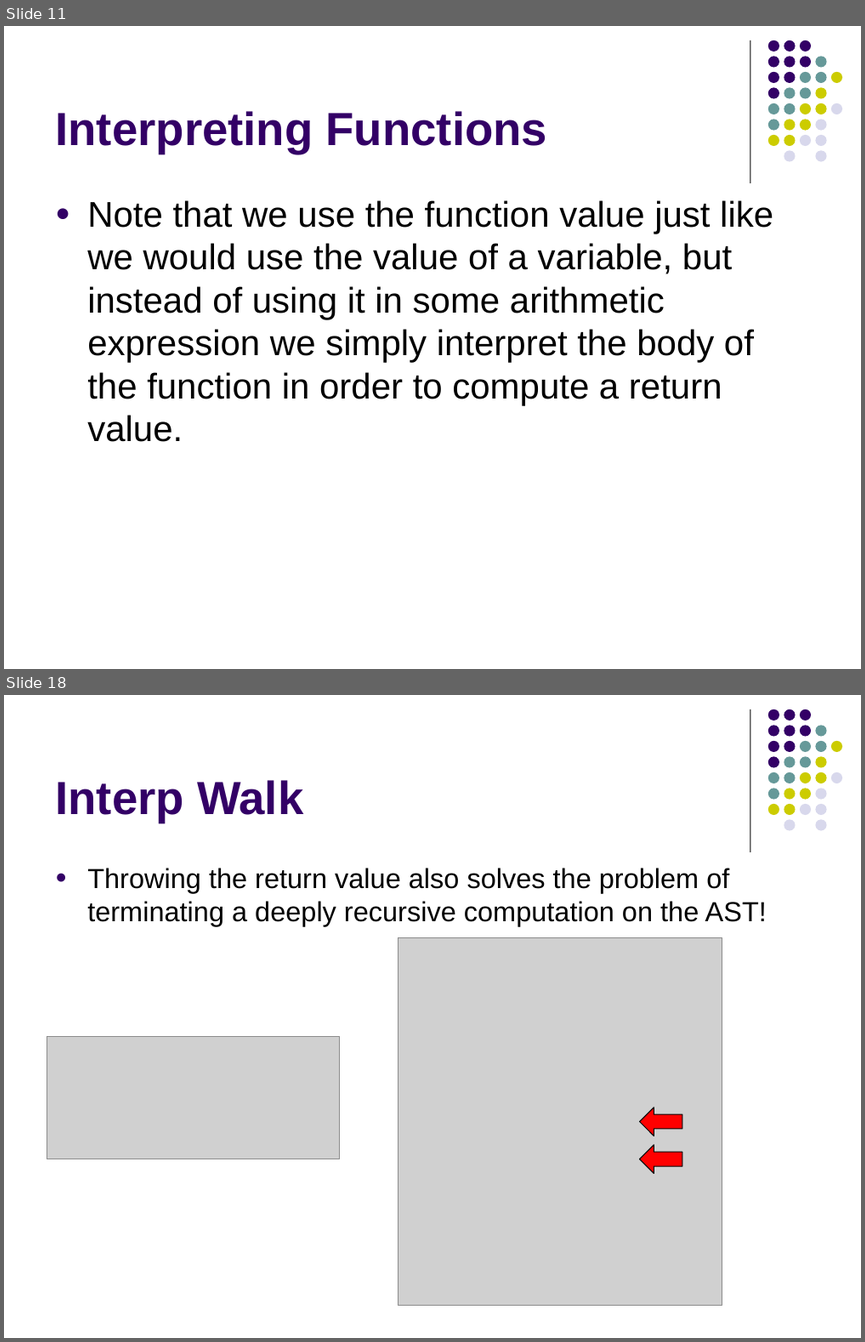
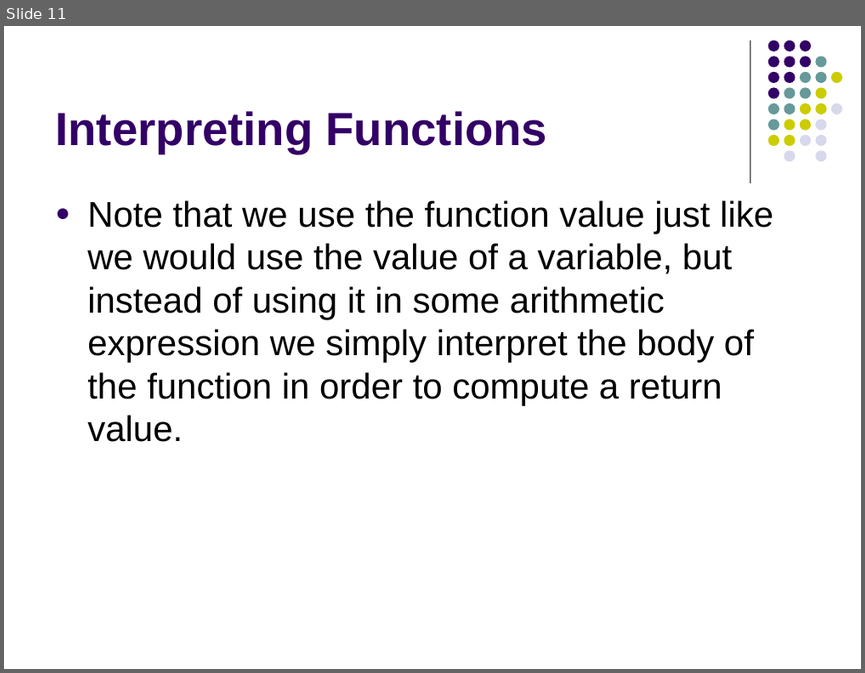
Before and after one commit to lutzhamel/CSC402, a slide deck: notes/csc402-ln013.pptx. Shown one above the other, each under a label of ours: slides 11 and 18 before the commit, slide 11 after it; the slides between them are not shown. The pictures are 865x1342 and 865x673 pixels, drawn with LibreOffice and Linux fonts; fonts in the diff are those of the drawing; grey boxes stand for pictures. Boxes give left, top, right and bottom in pixels: in the first picture for what was removed or moved away, otherwise in the second. Text is boxed around its words. In the diff, an @@ line names an element or a change of style, - is before the commit and + after.

```diff
--- a/notes/csc402-ln013.pptx
+++ b/notes/csc402-ln013.pptx
@@ slide 18 removed at [4, 695, 861, 1338], background #FFFFFF; not listed: 32 template elements that a slide beside it also shows @@
@@ title removed at [55, 780, 303, 823] @@
-Interp Walk
@@ text removed at [87, 868, 766, 926] @@
-● Throwing the return value also solves the problem of terminating a deeply recursive computation on the AST!
@@ picture removed at [398, 937, 721, 1304] @@
@@ picture removed at [46, 1036, 340, 1158] @@
@@ left arrow removed at [640, 1107, 682, 1135] @@
@@ left arrow removed at [640, 1145, 682, 1173] @@
```
Also in this commit, not shown: 9 slides changed, 14 slides added, 4 other slides removed, 4 other files.
